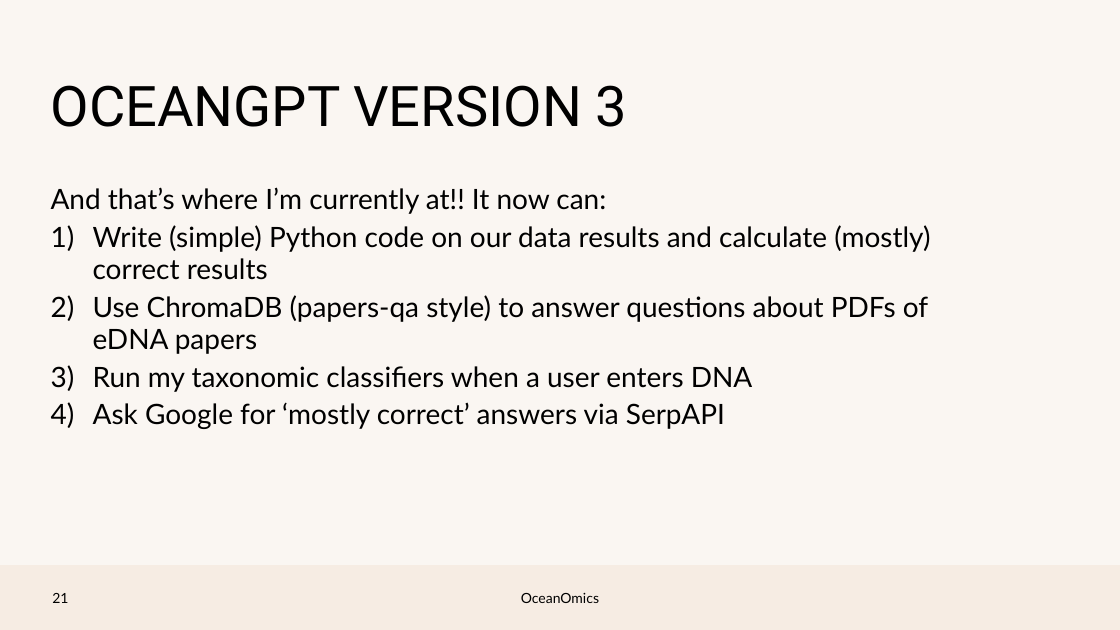
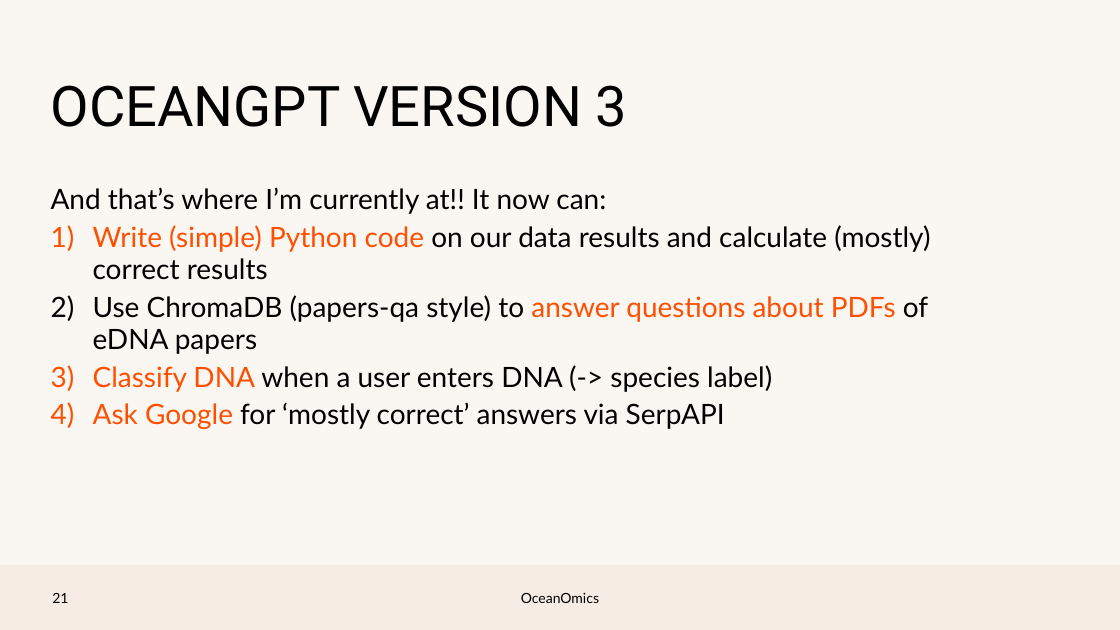
Before and after one commit to pmlg/June2023_LLM_repo, a slide deck: slide 20 of PMLG talk.pptx. Drawn at 1120x630 pixels with LibreOffice and Linux fonts; fonts in the diff are those of the drawing; background and template pictures are left out. Boxes give left, top, right and bottom in pixels: in the first picture for what was removed or moved away, otherwise in the second. Text is boxed around its words. In the diff, an @@ line names an element or a change of style, - is before the commit and + after.

```diff
--- a/PMLG talk.pptx
+++ b/PMLG talk.pptx
@@ text at [93,225,930,429]: text colour #000000 to #FF4F01 in "Write (simple) Python code", "answer questions about PDFs", "Ask Google" @@
@@ text at [93,365,772,392]: text changed @@
-3) Run my taxonomic classifiers when a user enters DNA
+3) Classify DNA when a user enters DNA (-> species label)
```
Also in this commit, not shown: 13 other slides changed, 1 slide added.
